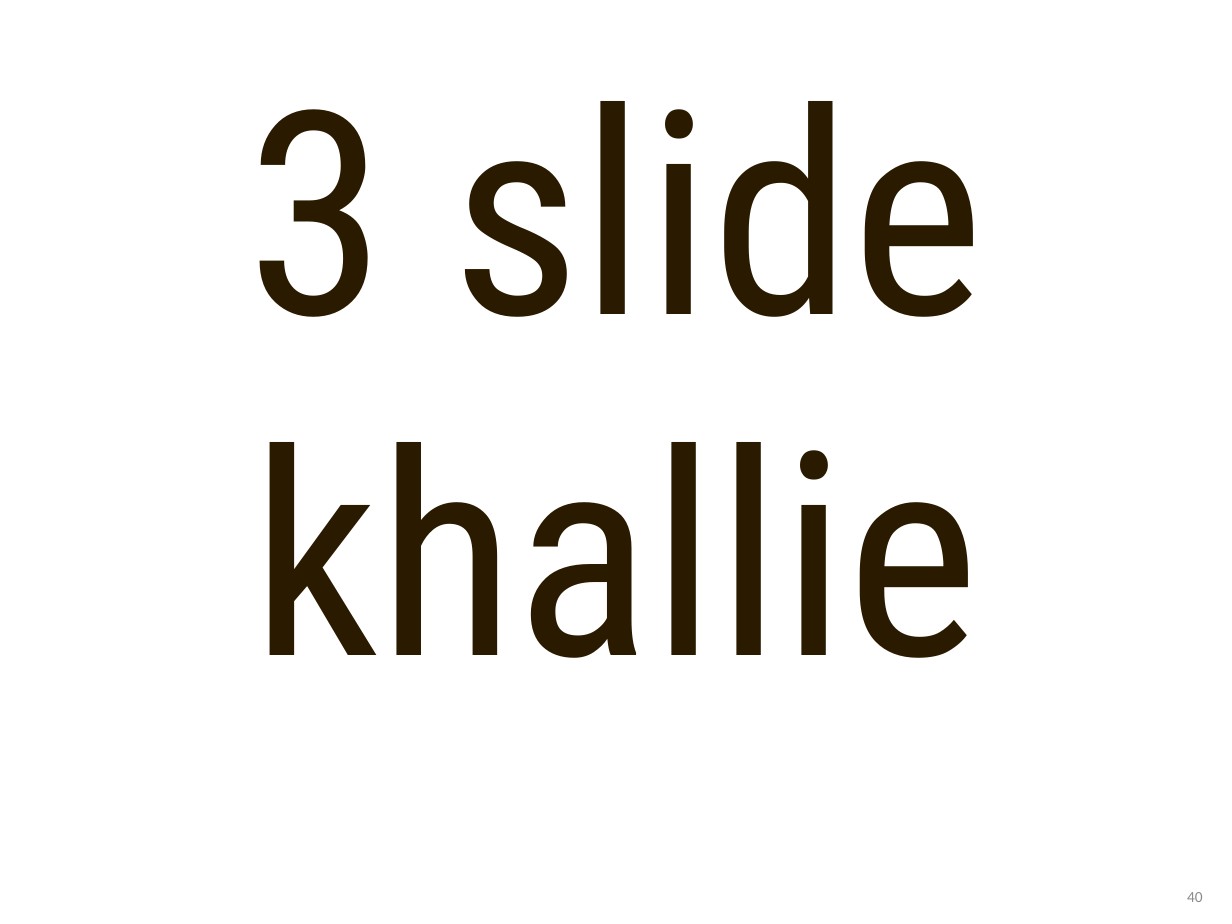
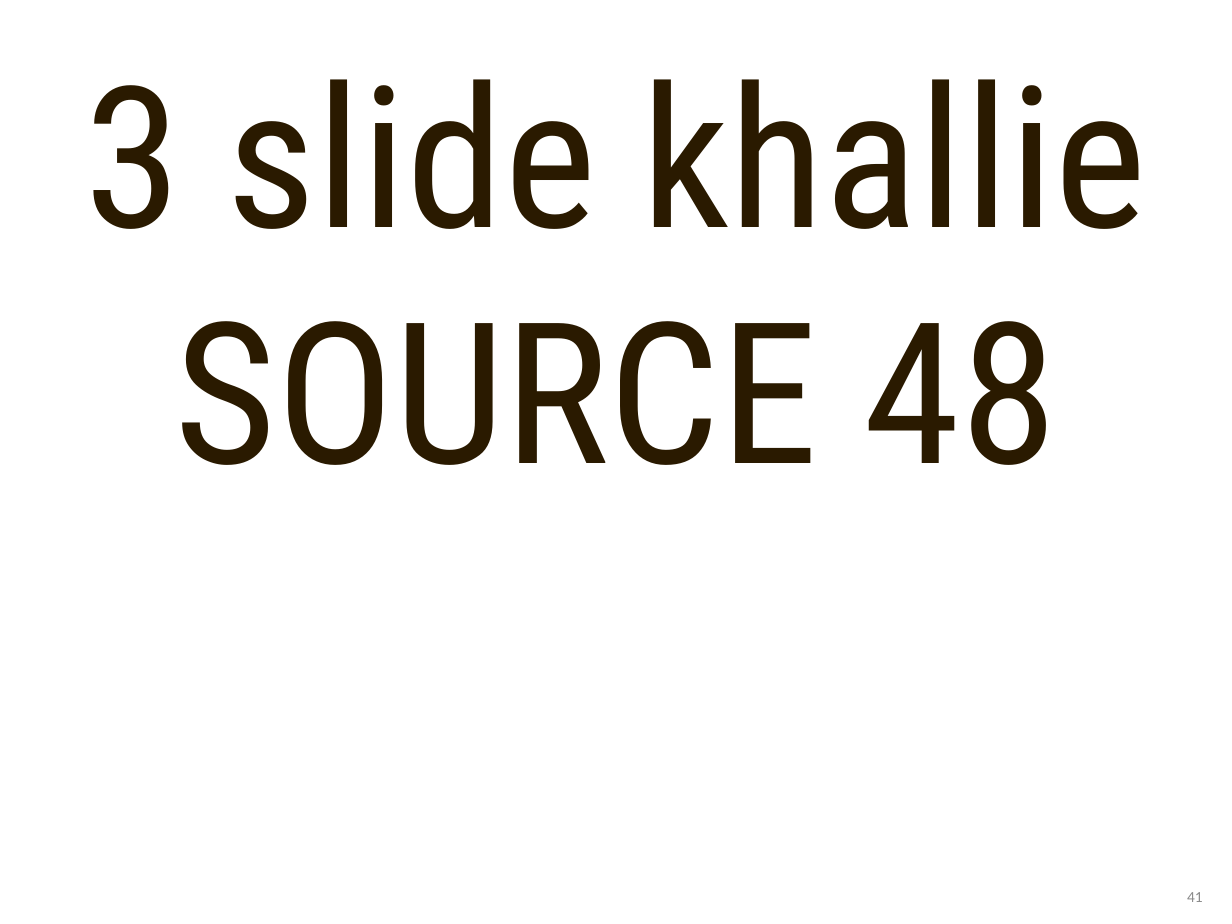
Before and after one commit to farzinsharif/computer-architecture-slide, a slide deck: slide 41 of Chapter6.1.Pipelined CPU.pptx (slide 40 before the commit). Drawn at 1232x924 pixels with LibreOffice and Linux fonts; fonts in the diff are those of the drawing. Boxes give left, top, right and bottom in pixels: in the first picture for what was removed or moved away, otherwise in the second. Text is boxed around its words. In the diff, an @@ line names an element or a change of style, - is before the commit and + after.

```diff
--- a/Chapter6.1.Pipelined CPU.pptx
+++ b/Chapter6.1.Pipelined CPU.pptx
@@ text at [85,79,1146,465]: text changed; size 166 to 115 pt @@
-3 slide khallie
+3 slide khallie SOURCE 48
@@ page number at [1187,892,1203,902]: text changed @@
-40
+41
```
Also in this commit, not shown: 3 other slides changed, 1 slide added, 2 other files.
